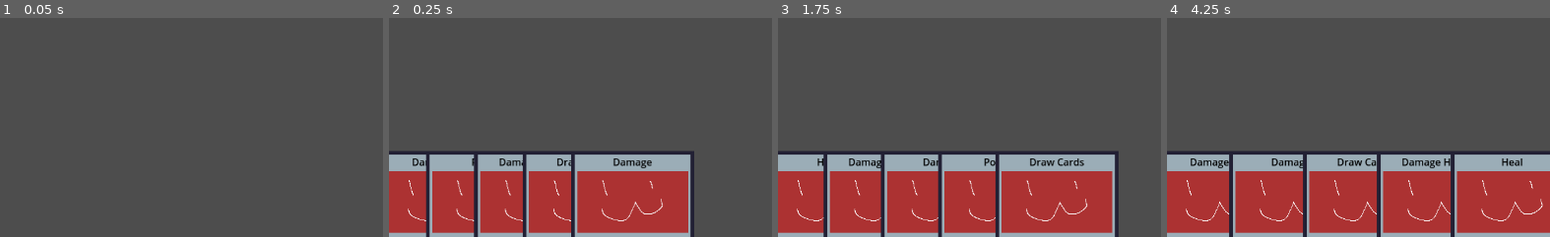
Above: before the commit, frames 1-4 (left to right).
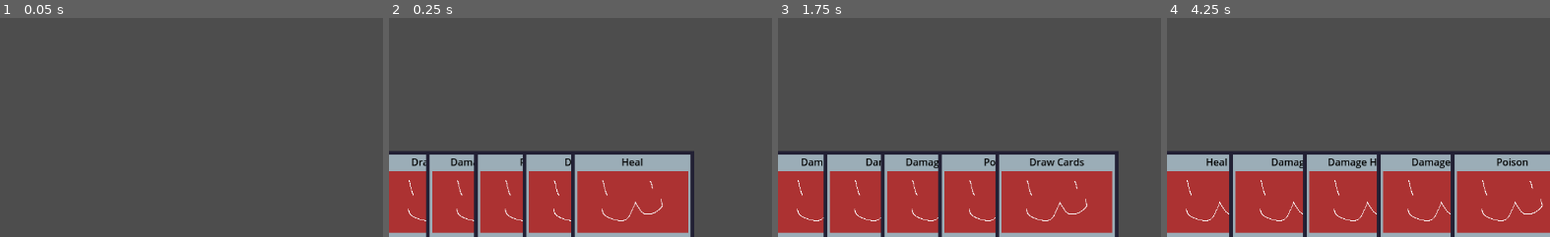
Above: after the commit, the same moments.

Repository: Saplings-Projects/1M_sub
Game: Godot game, scene res://#Scenes/TestingScene.tscn
Same seed, same stepped clock (60 frames per second), same inputs: the game is played once before the commit and once after it.
Inputs:
- Up to frame 1 (0.05 s): no input
- Up to frame 2 (0.25 s): no input
- Up to frame 3 (1.75 s): click "end turn" at 0.5 s; click "1" at 1.25 s
- Up to frame 4 (4.25 s): click "0" at 2 s; click "end turn" at 2.75 s; click "5" at 3.5 s
The pictures show only the part of the screen within x 23-73%, y 50-100%; the shares and areas given below are measured in that part.

Frame 1 is identical in both runs. In frame 2, 0.6% of the frame differs, in the area x 5-69%, y 64-69%; in frame 3, 0.5%; in frame 4, 1.0%, in the area x 6-95%, y 64-69%.

Commit message:
Use global scope for RandomGenerator
Seems like RandomNumberGenerator does not work in a global context, so I'm using the global scope functions for now. Unless we need to have things that are randomized according to a seed and some things that aren't, then this should work fine for now

Diff:
--- a/Helpers/StaticHelpers.gd
+++ b/Helpers/StaticHelpers.gd
@@ -18,4 +18,4 @@
 
 
 static func get_random_array_index(array: Array[Variant]) -> int:
-	return RandomGenerator.random.randi_range(0, array.size() - 1)
+	return randi_range(0, array.size() - 1)
--- a/Managers/RandomGenerator.gd
+++ b/Managers/RandomGenerator.gd
@@ -1,13 +1,9 @@
 extends Node
-
-
-var random: RandomNumberGenerator = null
+## Initializes randomness for the game.
 
 
 func _ready() -> void:
-	random = RandomNumberGenerator.new()
-	random.seed = randi()
+	var seed: int = randi()
+	seed(seed)
 
-	print("Random seed set to: " + str(random.seed))
-
-	random.randomize()
+	print("Random seed set to: " + str(seed))
